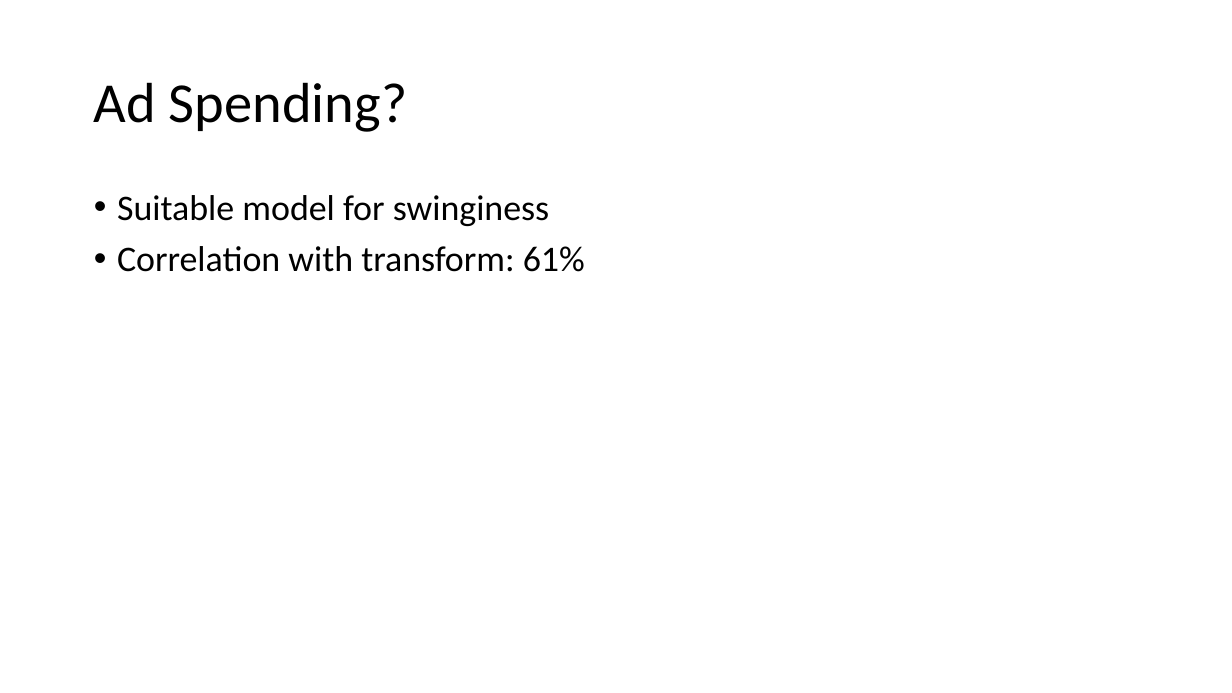
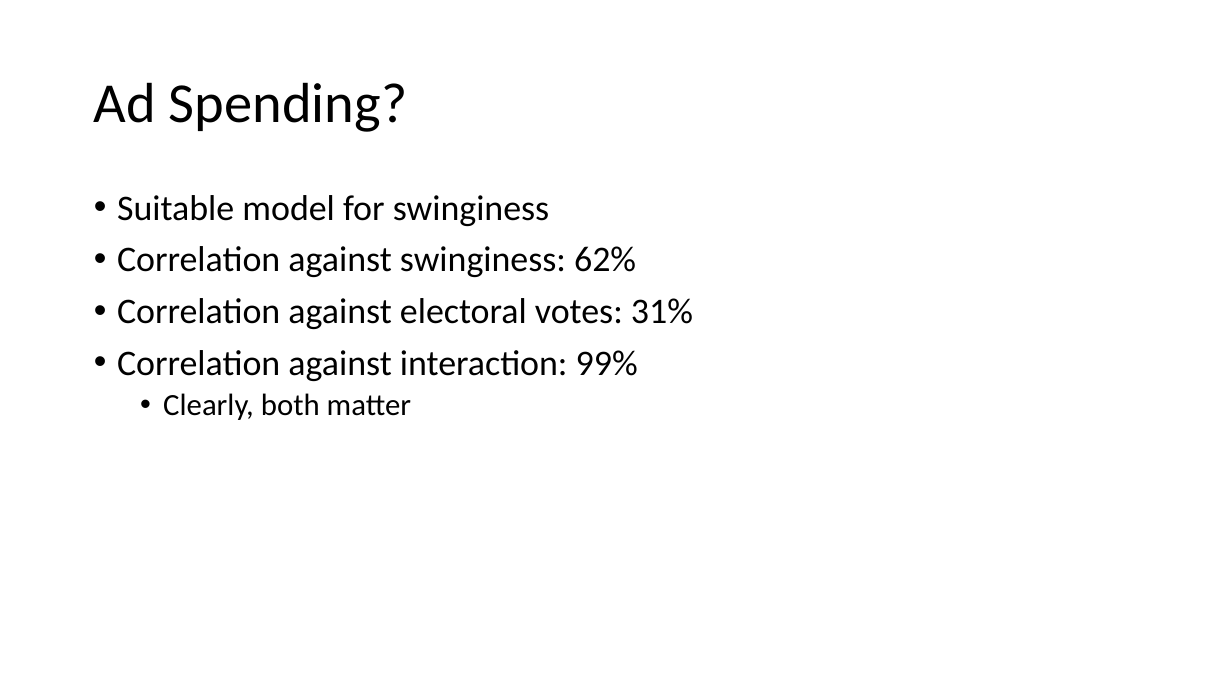
Before and after one commit to samruddhisomani/MKT_Elections, a slide deck: slide 11 of Presidential Campaigns.pptx. Drawn at 1232x693 pixels with LibreOffice and Linux fonts; fonts in the diff are those of the drawing. Boxes give left, top, right and bottom in pixels: in the first picture for what was removed or moved away, otherwise in the second. Text is boxed around its words. In the diff, an @@ line names an element or a change of style, - is before the commit and + after.

```diff
--- a/Presidential Campaigns.pptx
+++ b/Presidential Campaigns.pptx
@@ text at bbox=[117, 246, 693, 420]: text changed @@
-• Correlation with transform: 61%
+• Correlation against swinginess: 62%
+• Correlation against electoral votes: 31%
+• Correlation against interaction: 99%
+  • Clearly, both matter
```
Also in this commit, not shown: 1 other slide changed, 3 slides added, 1 other file.
